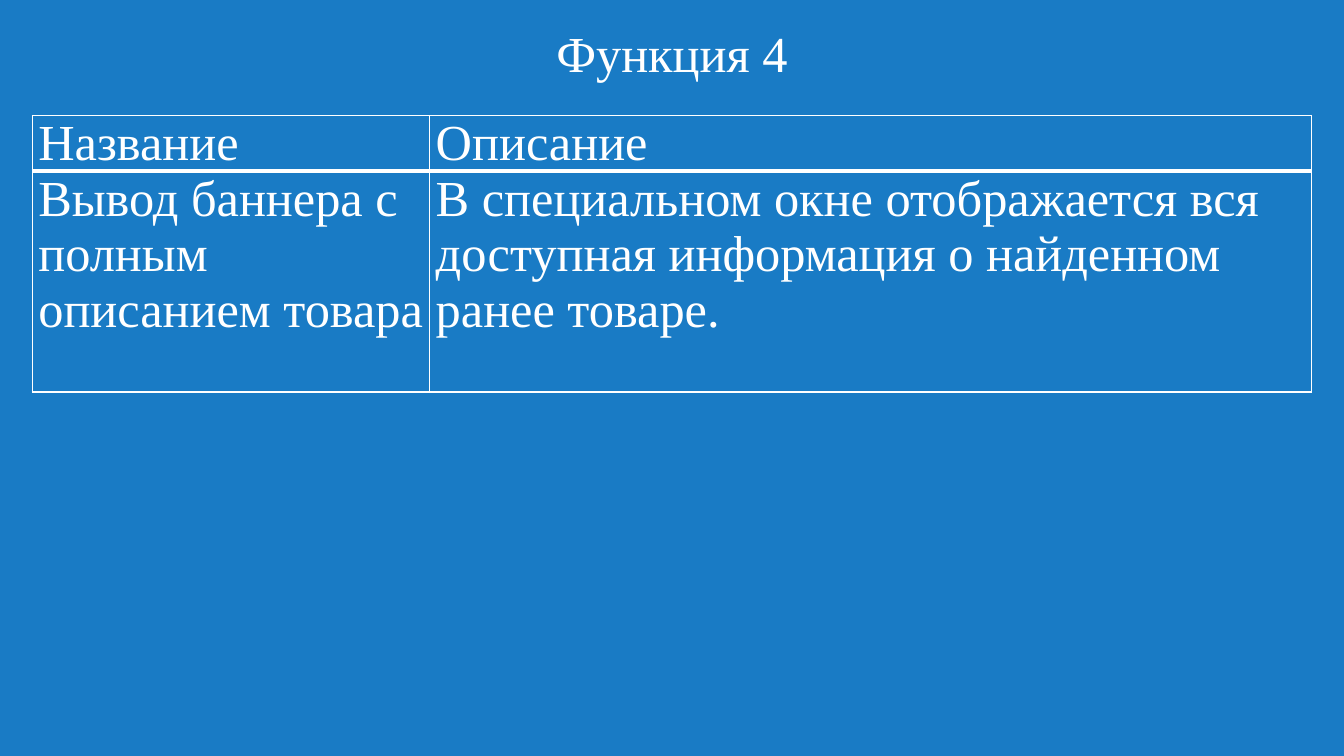
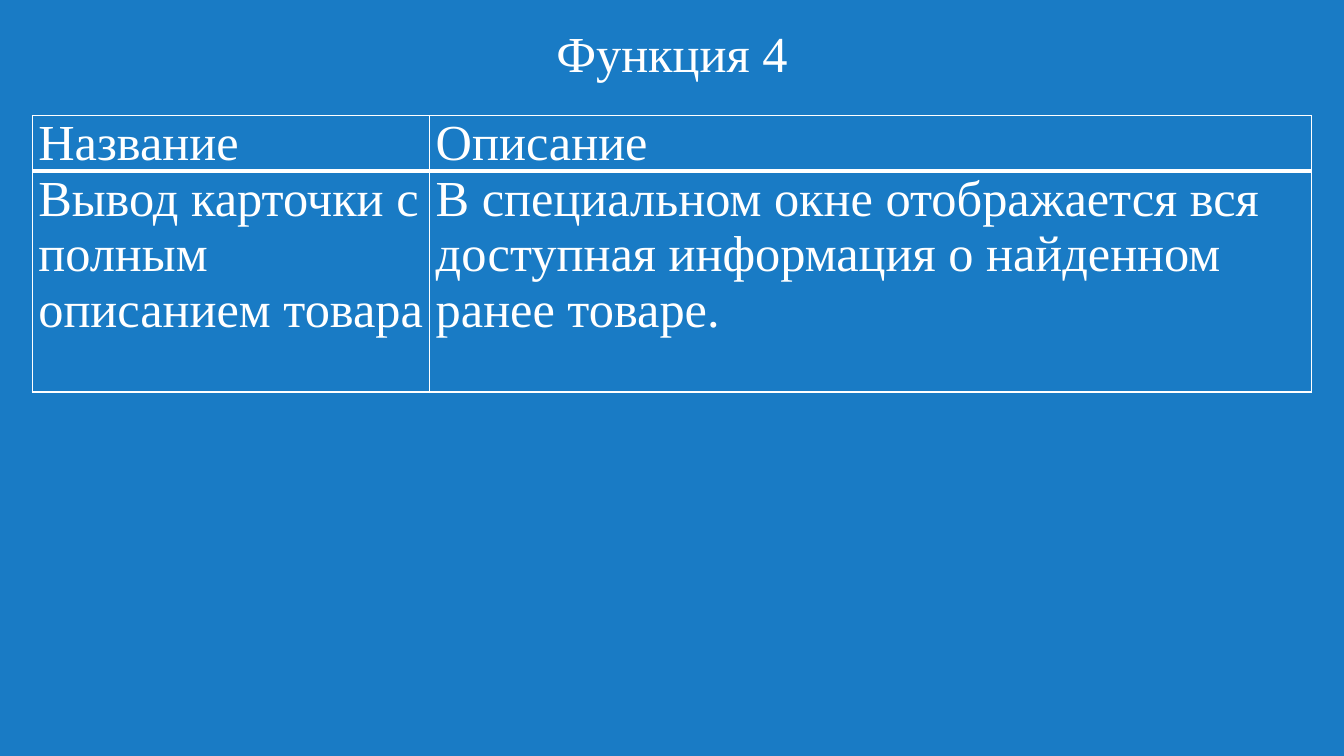
Before and after one commit to Slowpool/diploma-musical-shop-, a slide deck: slide 5 of OuterData/presentation.pptx. Drawn at 1344x756 pixels with LibreOffice and Linux fonts; fonts in the diff are those of the drawing. Boxes give left, top, right and bottom in pixels: in the first picture for what was removed or moved away, otherwise in the second. Text is boxed around its words. In the diff, an @@ line names an element or a change of style, - is before the commit and + after.

```diff
--- a/OuterData/presentation.pptx
+++ b/OuterData/presentation.pptx
@@ table at (32, 116, 1312, 397) @@
-row 2, column 1: Вывод баннера с полным описанием товара
+row 2, column 1: Вывод карточки с полным описанием товара
```
Also in this commit, not shown: 8 other files.
